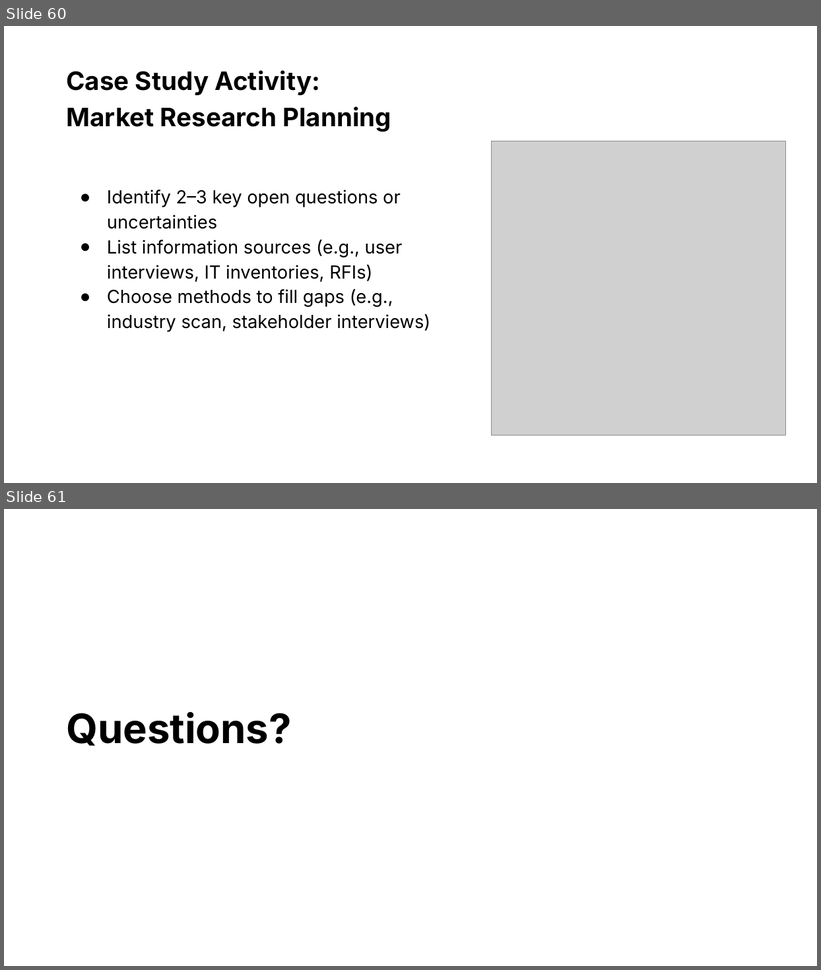
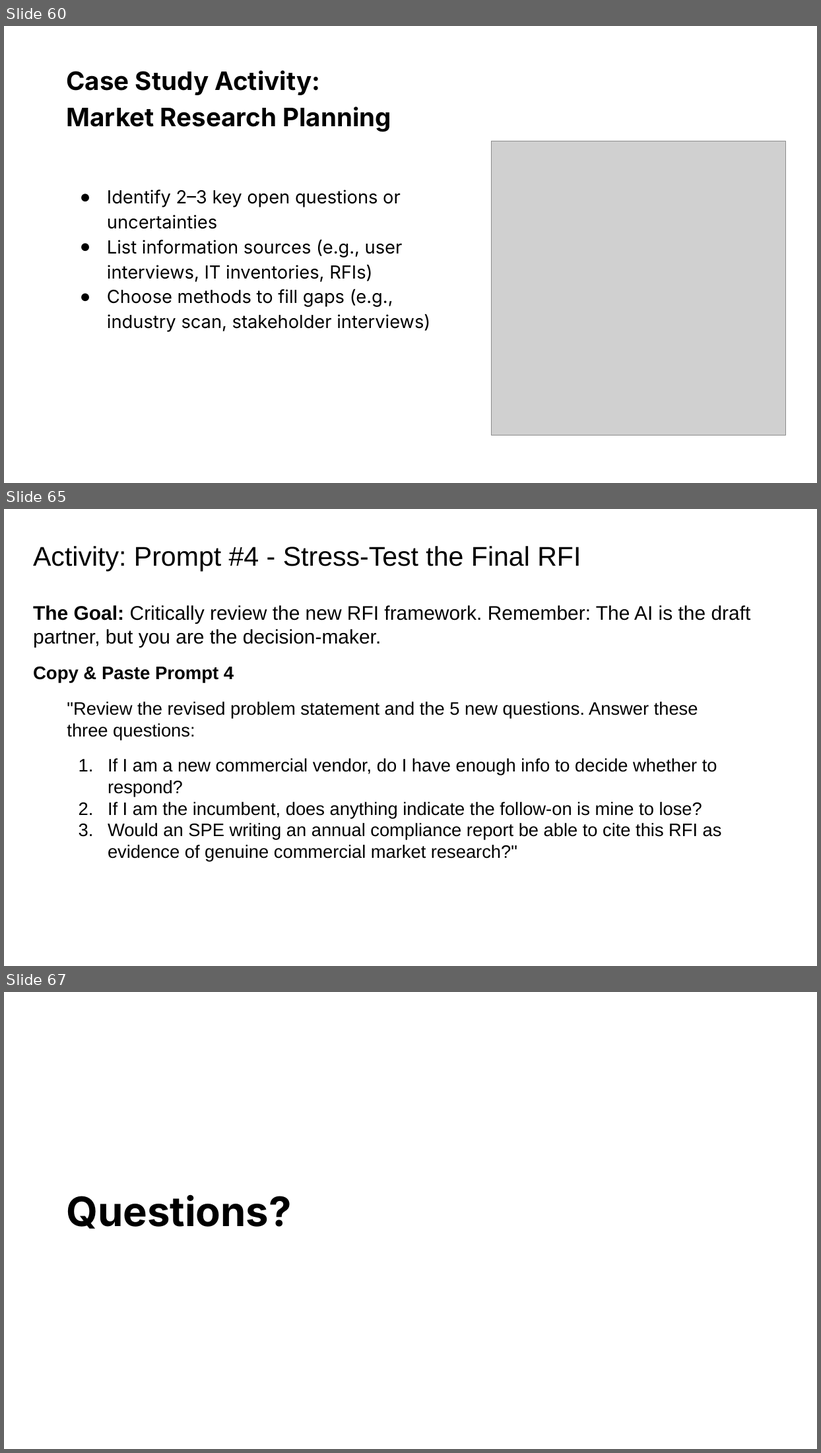
Before and after one commit to usds/ditap-curriculum-update, a slide deck: 3_Curriculum/3A_DITAP-Core-Curriculum/Module-2/In-Class Materials/1_Module 2 Presentation.pptx. Shown one above the other, each under a label of ours: slides 60 and 61 before the commit, slides 60, 65 and 67 after it; the slides between them are not shown. The pictures are 821x970 and 821x1453 pixels, drawn with LibreOffice and Linux fonts; fonts in the diff are those of the drawing; grey boxes stand for pictures. Boxes give left, top, right and bottom in pixels: in the first picture for what was removed or moved away, otherwise in the second. Text is boxed around its words. In the diff, an @@ line names an element or a change of style, - is before the commit and + after.

Commit message:
Add files via upload
Updating slides to correspond to the updated Activity: Signal or Noise? Evaluating RFIs with AI activity

```diff
--- a/3_Curriculum/3A_DITAP-Core-Curriculum/Module-2/In-Class Materials/1_Module 2 Presentation.pptx
+++ b/3_Curriculum/3A_DITAP-Core-Curriculum/Module-2/In-Class Materials/1_Module 2 Presentation.pptx
@@ slide 65 added at <box>4,509,817,966</box>, background #FFFFFF @@
@@ title added at <box>33,546,581,572</box>, 24 pt, text #000000 @@
+Activity: Prompt #4 - Stress-Test the Final RFI
@@ text added at <box>33,605,751,862</box>, 16 pt, text #000000 @@
+The Goal: Critically review the new RFI framework. Remember: The AI is the draft partner, but you are the decision-maker.
+Copy & Paste Prompt 4
+"Review the revised problem statement and the 5 new questions. Answer these three questions:
+1. If I am a new commercial vendor, do I have enough info to decide whether to respond?
+2. If I am the incumbent, does anything indicate the follow-on is mine to lose?
+3. Would an SPE writing an annual compliance report be able to cite this RFI as evidence of genuine commercial market research?"
@@ what was slide 61 is now slide 67 @@
```
Also in this commit, not shown: 5 other slides added.
